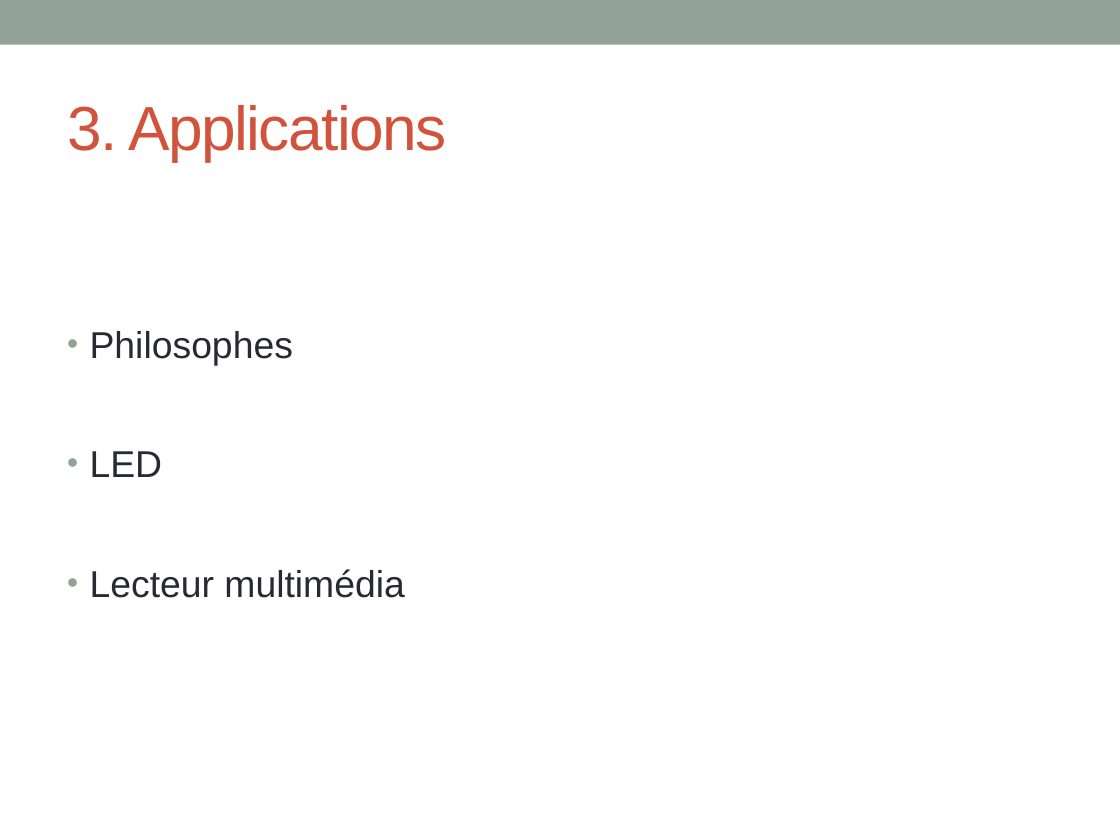
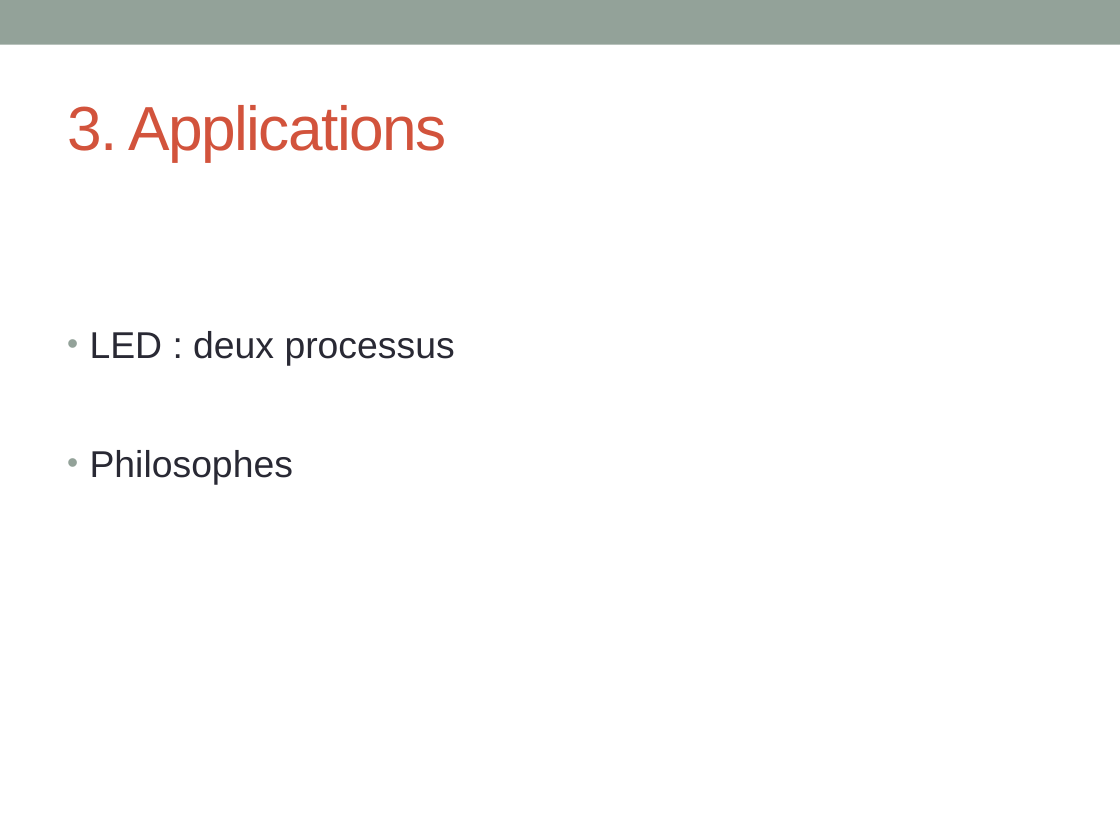
Before and after one commit to INSA-4IF-H4404-2013-2014/RaspiKernel, a slide deck: slide 10 of ppt/presentation.pptx. Drawn at 1120x840 pixels with LibreOffice and Linux fonts; fonts in the diff are those of the drawing. Boxes give left, top, right and bottom in pixels: in the first picture for what was removed or moved away, otherwise in the second. Text is boxed around its words. In the diff, an @@ line names an element or a change of style, - is before the commit and + after.

```diff
--- a/ppt/presentation.pptx
+++ b/ppt/presentation.pptx
@@ text at [90,331,455,366]: paragraph added @@
+• LED : deux processus
@@ text at [90,451,404,598]: paragraphs removed @@
-• LED
-• Lecteur multimédia
```
Also in this commit, not shown: 4 other slides changed, 1 slide added.
